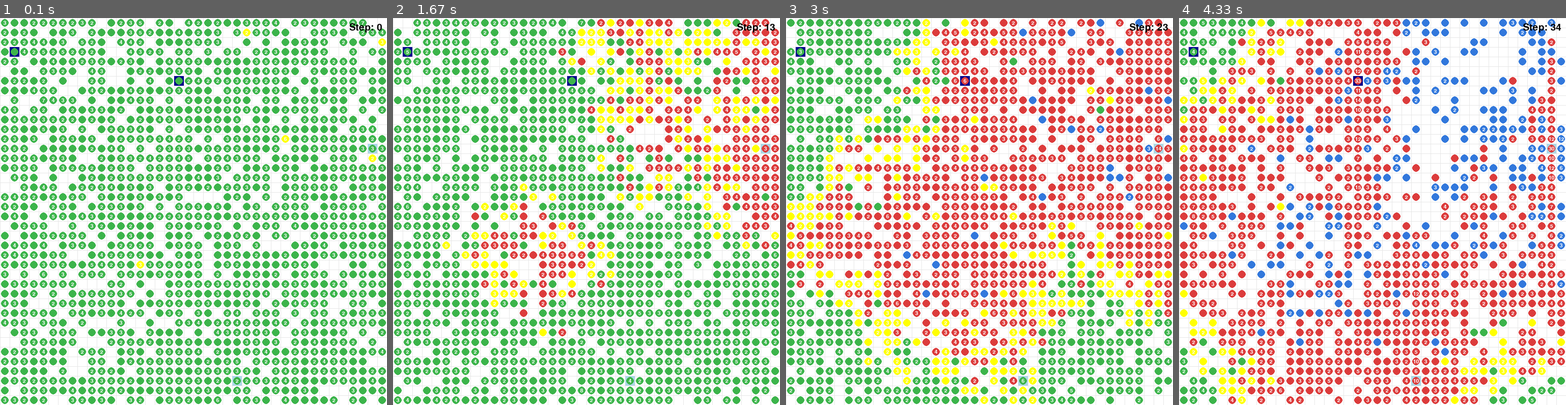
Above: before the commit, frames 1-4 (left to right).
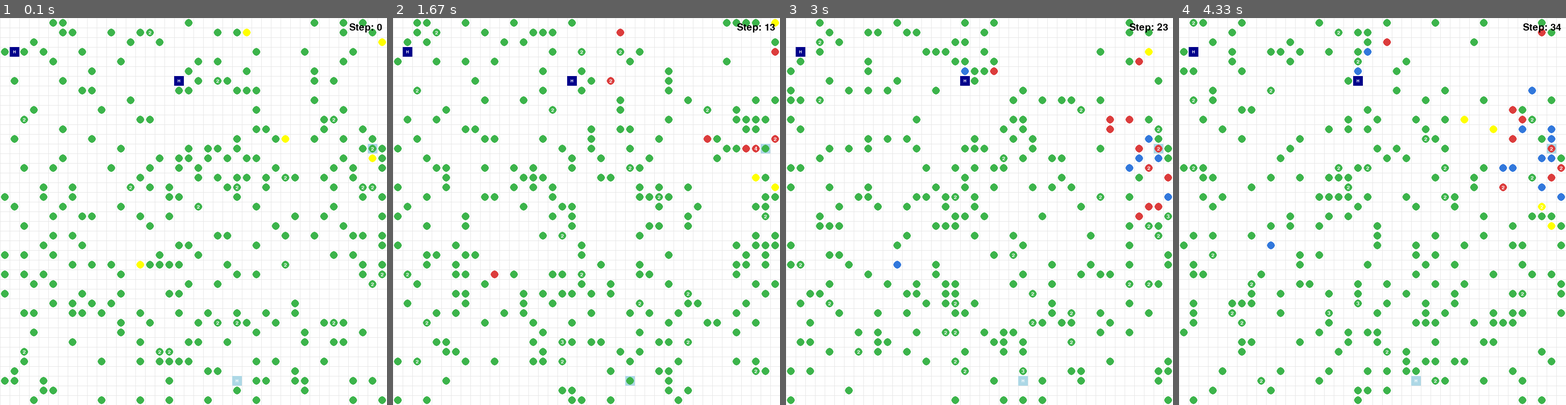
Above: after the commit, the same moments.

Repository: shaan101patel/Pandemic-Flu-Spread-Simulation
Game: pygame game, started from src/main.py
Same seed, same stepped clock (60 frames per second), same inputs: the game is played once before the commit and once after it.
Inputs:
- Up to frame 1 (0.1 s): no input
- Up to frame 2 (1.67 s): no input
- Up to frame 3 (3 s): no input
- Up to frame 4 (4.33 s): no input

The runs differ from the first frame. In frame 1, 31% of the frame differs, in the area x 0-100%, y 0-100%; in frame 2, 35%; in frame 3, 37%; in frame 4, 34%.

Commit message:
agent pop update

Diff:
--- a/src/main.py
+++ b/src/main.py
@@ -30,7 +30,7 @@
     # Init
     StateSpace = 40
     NumOfHospitals = 4
-    NumAgents = 3000
+    NumAgents = 300
     SickPeople = 5
 
     # Create grid and hospitals
